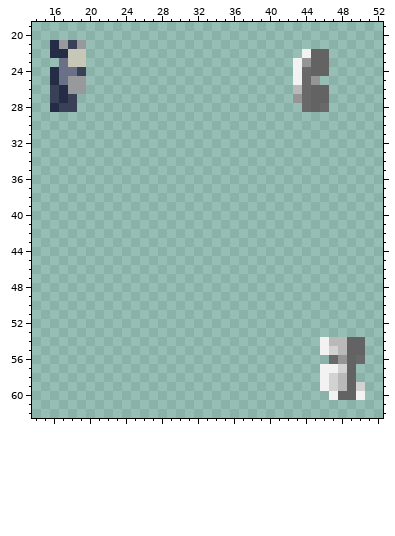
One commit to this pixel-art sprite: Resources/Textures/Mobs/Species/IPC/parts.rsi/l_leg.png. The picture above is the old version.
The file is 64x64 pixels. Colours within 5 levels of each other are drawn and written as one. Shown: x 14..52, y 19..62.
The result:
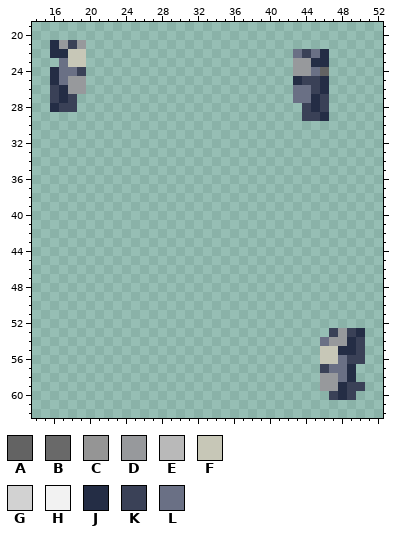
Palette (. is transparent): A #636363  B #696969  C #959595  D #97999c  E #b9b9b9  F #c7c7b7  G #d2d2d2  H #f2f2f2  J #242d45  K #3a4157  L #6a7085
Edits made:
Changed rows in their new state; - is an unchanged pixel.
first column x 43:
22 LKLJ
23 DDJJ
24 DDL-
25 JKKJ
26 LLKJ
27 LLJK
28 -KJK
29 -KKJ
first column x 46:
53 -KDKJ
54 LDDJK
55 FFJJK
56 FFLKK
57 KLLJ-
58 DDLJ-
59 DDJKK
60 -KJK.
